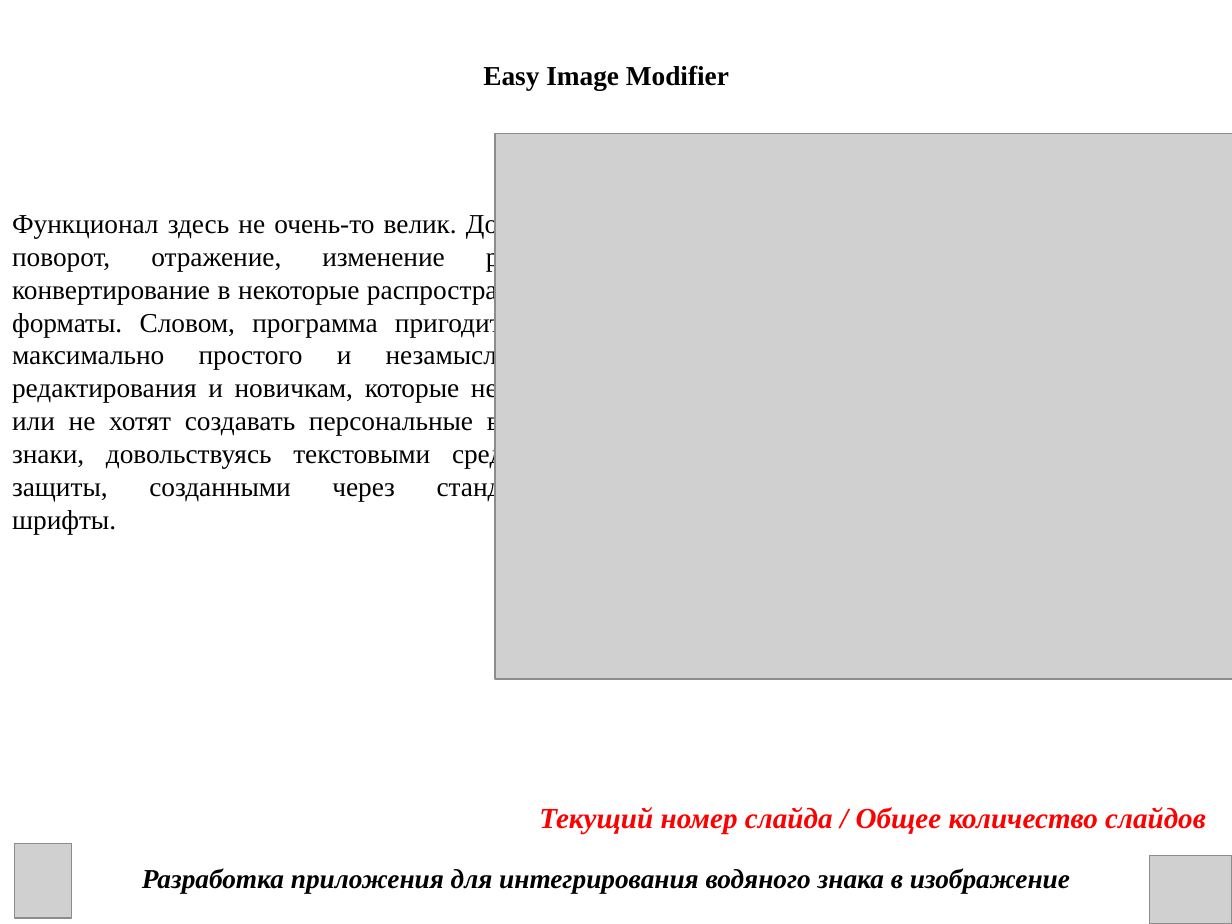
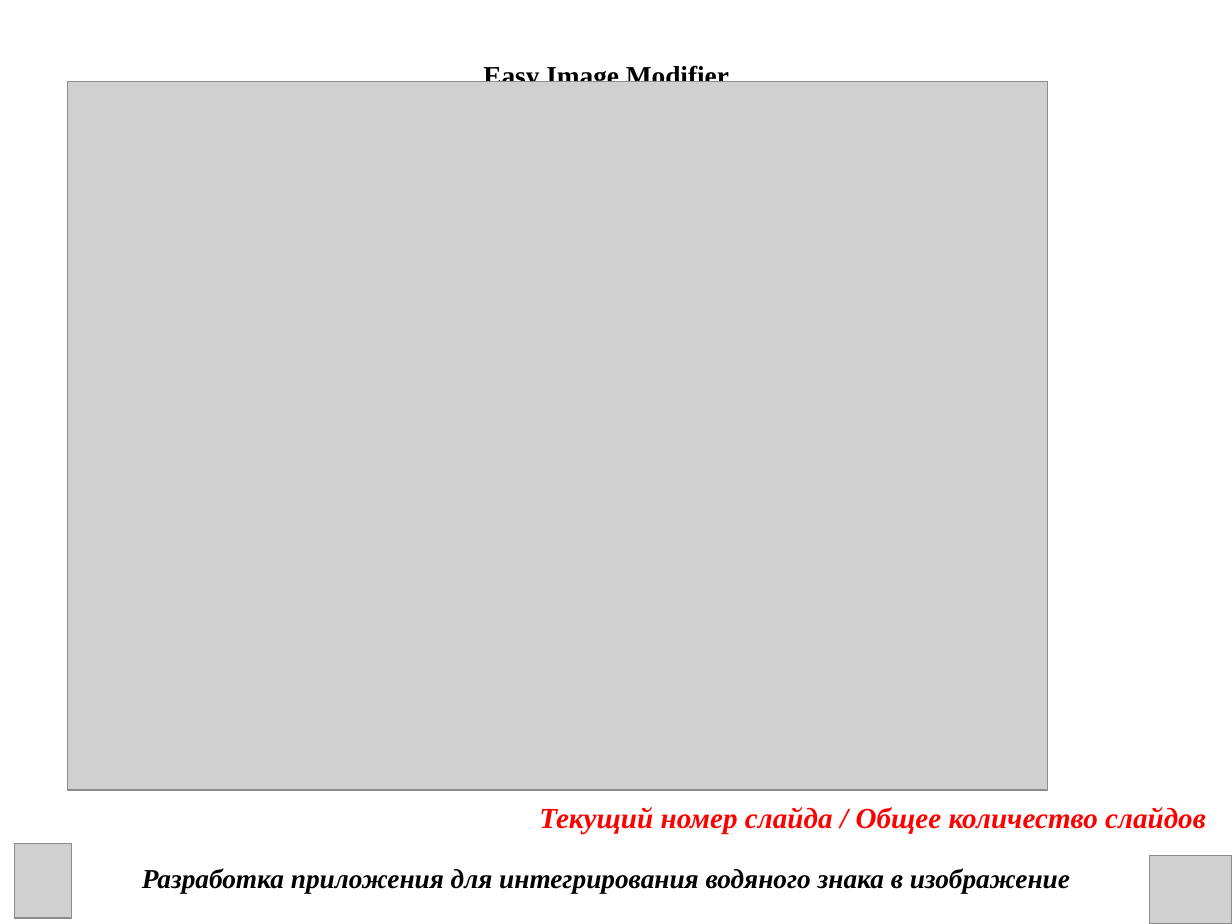
Before and after one commit to DanChoys1/DanChoys, a slide deck: slide 4 of КП презентация.ppt. Drawn at 1232x924 pixels with LibreOffice and Linux fonts; fonts in the diff are those of the drawing; grey boxes stand for pictures. Boxes give left, top, right and bottom in pixels: in the first picture for what was removed or moved away, otherwise in the second. Text is boxed around its words. In the diff, an @@ line names an element or a change of style, - is before the commit and + after.

```diff
--- a/КП презентация.ppt
+++ b/КП презентация.ppt
@@ picture: place and size @@
-picture at bbox=[495, 133, 1232, 679]
+picture at bbox=[68, 81, 1047, 790]
@@ text removed at bbox=[12, 212, 584, 534] @@
-Функционал здесь не очень-то велик. Доступны поворот, отражение, изменение размера, конвертирование в некоторые распространенные форматы. Словом, программа пригодится для максимально простого и незамысловатого редактирования и новичкам, которые не умеют или не хотят создавать персональные водяные знаки, довольствуясь текстовыми средствами защиты, созданными через стандартные шрифты.
```
Also in this commit, not shown: 7 other slides changed, 12 slides added, 2 other files.
